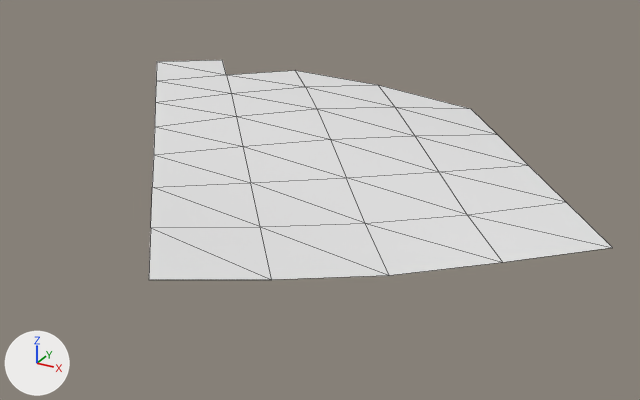
An edit to the OBJ model models/areas/gorge/preview_grass_-1_6.obj, drawn before and after from the same camera.
One viewpoint serves both versions: a 50 mm camera at (4.0, -149.7, 5.7) aimed at (-7.9, -128.0, -5.2). Arrows for +X, +Y and +Z are at lower left; the lights stay in place. The older version comes first. Mesh edges are drawn as thin lines. Where no turn or scale is listed for an object, it has been applied to the vertices. Vertices at exactly the same position are counted once.

The first picture shows 'preview_grass_-1_6'.
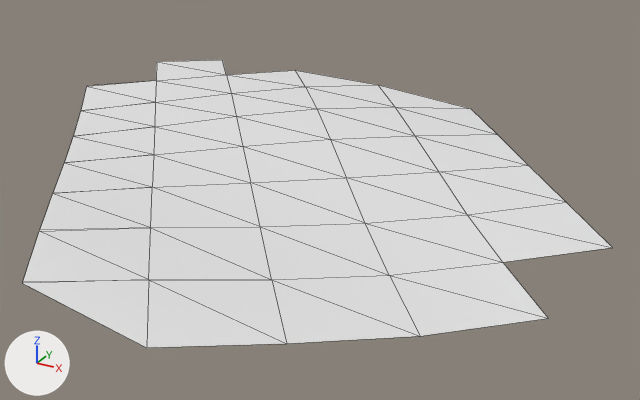
Where the change shows, as pixel boxes [x1, y1, x2, y2] in the pictures (640 x 400 px):
'preview_grass_-1_6', reshaped (27% wider, 31% taller): before [149, 60, 613, 280]; after [23, 60, 613, 348]
part 1 of me_preview_grass__1_6, added: after [23, 81, 548, 348]

What changed in the scene script:
```text
Change me_preview_grass__1_6:
    used by ob_preview_grass__1_6; location = (0.0, 0.0, 0.0)
    remove me_preview_grass__1_6.from_pydata(...)  # 34 vertices, 46 faces; spans x -19.9..0.9, y -136.0..-118.8, z -4.5..-3.9
    add me_preview_grass__1_6.from_pydata(...)  # 52 vertices, 72 faces; spans x -20.3..0.9, y -138.2..-118.8, z -4.5..-3.9
    me_preview_grass__1_6 part 1
    18 vertices are added at x -20.3..0.4, y -138.2..-124.4, z -4.4..-3.9
    26 new faces join them
```
